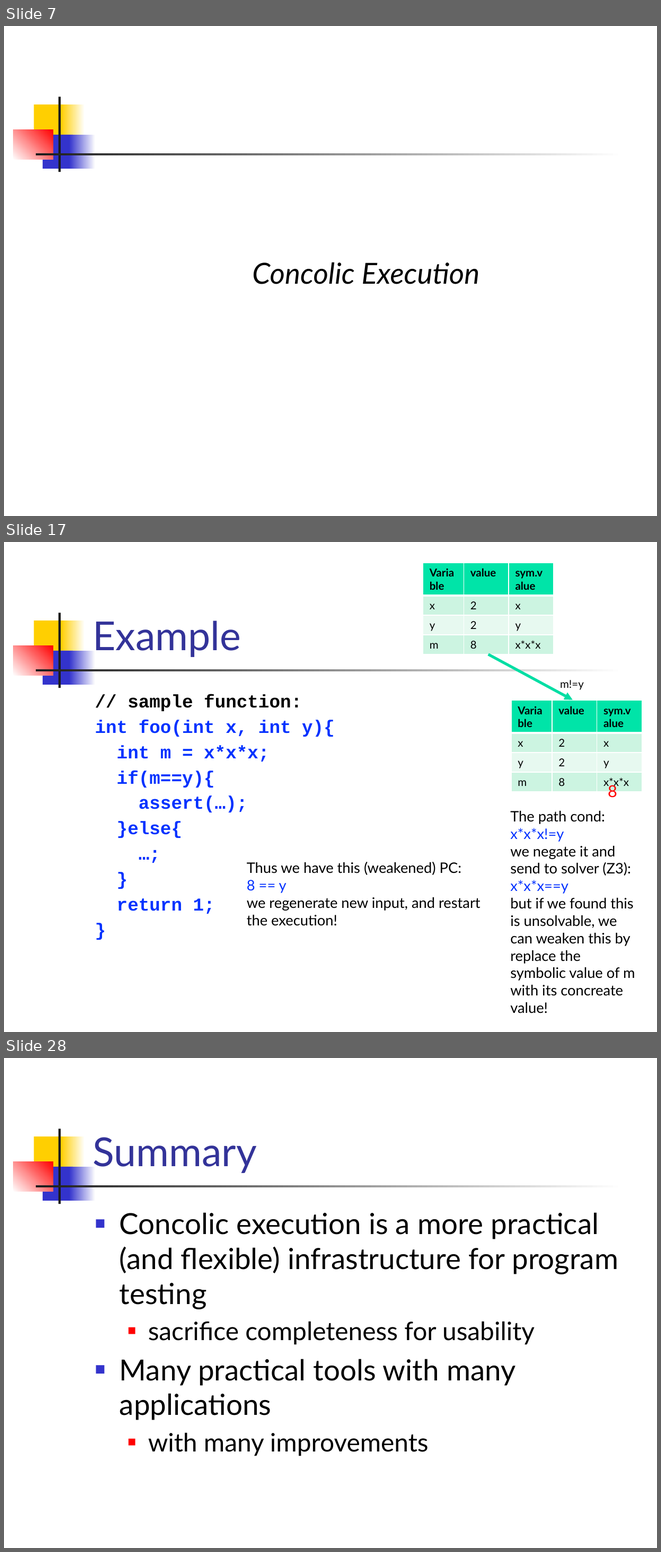
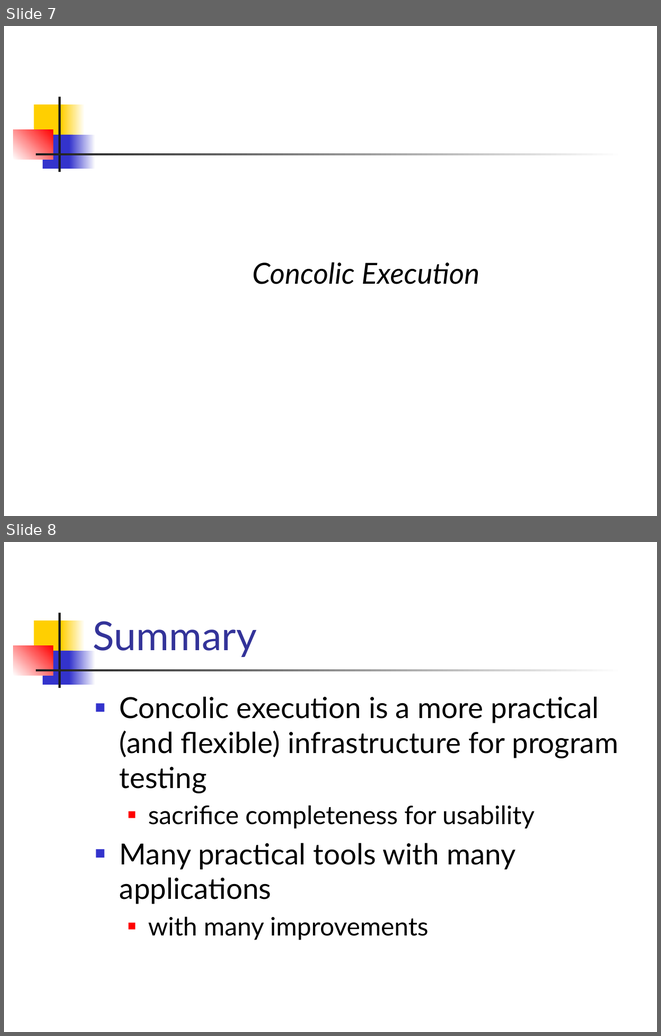
Before and after one commit to csslab-ustc/csslab-ustc.github.io, a slide deck: courses/theory/slides/lec17-concolic.pptx. Shown one above the other, each under a label of ours: slides 7, 17 and 28 before the commit, slides 7 and 8 after it; the slides between them are not shown. The pictures are 661x1552 and 661x1036 pixels, drawn with LibreOffice and Linux fonts; fonts in the diff are those of the drawing. Boxes give left, top, right and bottom in pixels: in the first picture for what was removed or moved away, otherwise in the second. Text is boxed around its words. In the diff, an @@ line names an element or a change of style, - is before the commit and + after.

Commit message:
revised

```diff
--- a/courses/theory/slides/lec17-concolic.pptx
+++ b/courses/theory/slides/lec17-concolic.pptx
@@ slide 17 removed at (4,542,657,1032), background #FFFFFF; not listed: 7 template elements that a slide beside it also shows @@
@@ table removed at (423,563,555,1015), 4 rows, 3 columns @@
-Variable | value | sym.value
-x | 2 | x
-y | 2 | y
-m | 8 | x*x*x
@@ title removed at (93,620,241,657) @@
-Example
@@ arrow removed from (488, 654) to (573, 700) @@
@@ text removed at (560,680,584,690) @@
-m!=y
@@ text removed at (95,694,335,914) @@
-// sample function:
-int foo(int x, int y){
-int m = x*x*x;
-if(m==y){
-assert(…);
-}else{
-…;
-}
-return 1;
-}
@@ table removed at (511,700,643,980), 4 rows, 3 columns @@
-Variable | value | sym.value
-x | 2 | x
-y | 2 | y
-m | 8 | x*x*x
@@ text removed at (608,783,617,797) @@
-8
@@ text removed at (510,811,635,996) @@
-The path cond:
-x*x*x!=y
-we negate it and send to solver (Z3):
-x*x*x==y
-but if we found this is unsolvable, we can weaken this by replace the symbolic value of m with its concreate value!
@@ text removed at (247,862,480,926) @@
-Thus we have this (weakened) PC:
-8 == y
-we regenerate new input, and restart the execution!
@@ what was slide 28 is now slide 8 @@
```
Also in this commit, not shown: 19 other slides removed.
